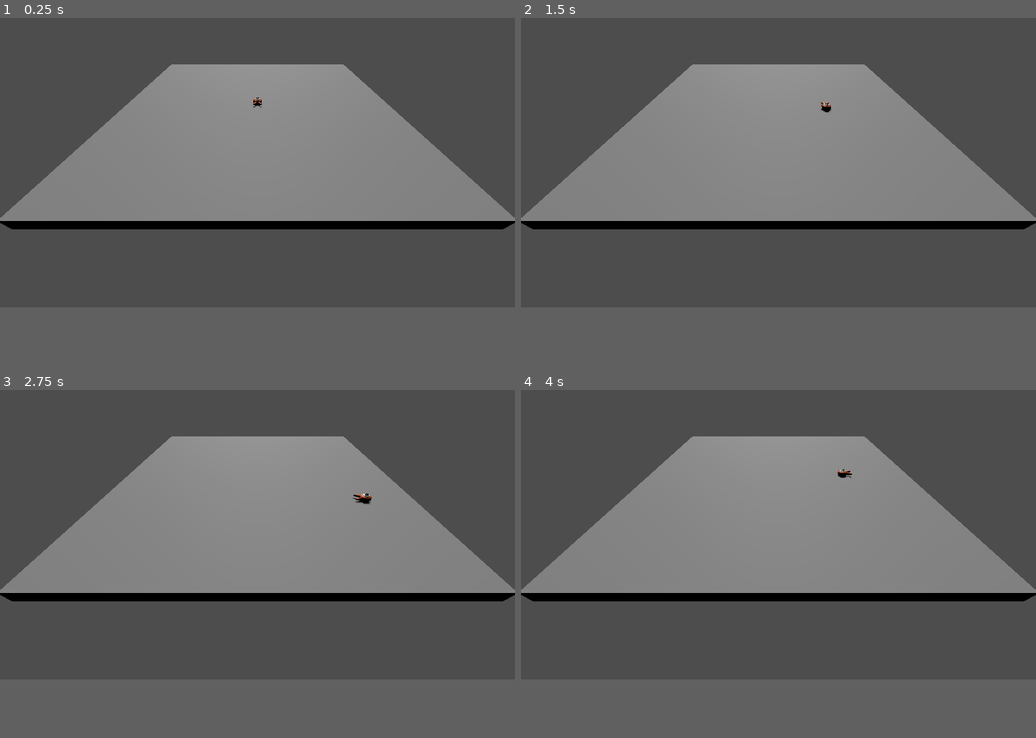
Above: before the commit, frames 1-4 (two rows, left to right).
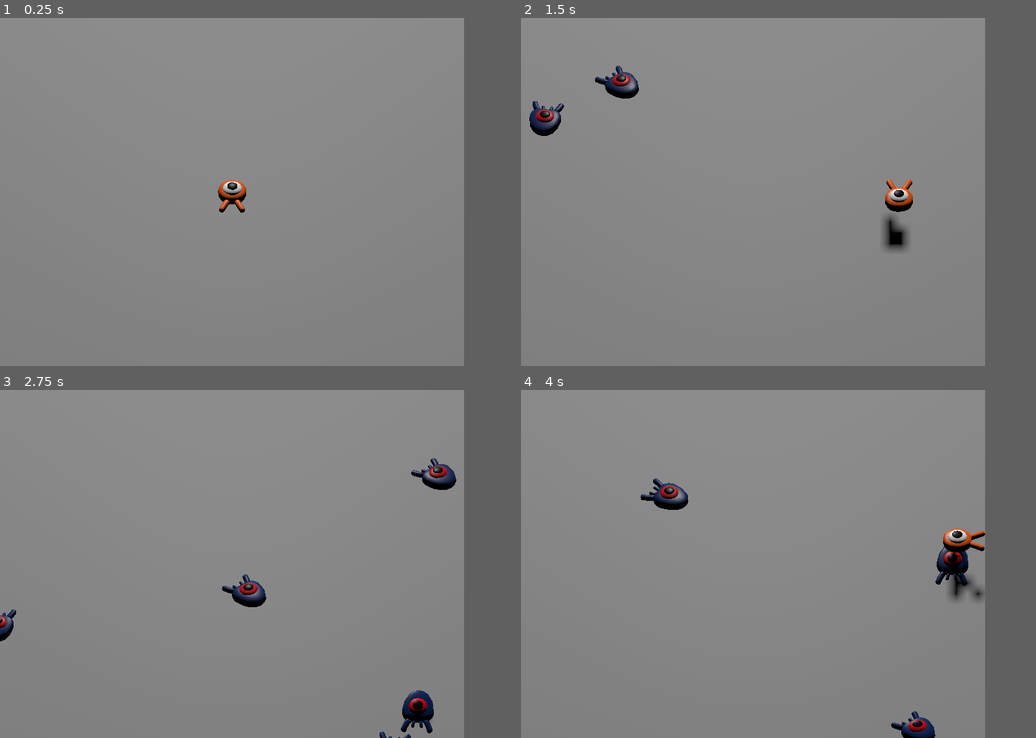
Above: after the commit, the same moments.

Repository: jacmba/squash-the-creep
Game: Godot game, scene res://scenes/main.tscn
Same seed, same stepped clock (60 frames per second), same inputs: the game is played once before the commit and once after it. Before the commit the project has no main scene; this scene is started directly in both runs.
Inputs:
- Up to frame 1 (0.25 s): no input
- Up to frame 2 (1.5 s): tap Enter at 0.5 s; hold Right (move_right) 0.53-1.28 s; tap Space (jump) at 0.6, 0.77, 1.07, 1.35 s; hold Down (move_down) from 1.28 s (still down)
- Up to frame 3 (2.75 s): tap Space (jump) at 1.52, 1.82, 2.1 s; release Down (move_down) at 2.03 s; hold Right (move_right) from 2.03 s (still down)
- Up to frame 4 (4 s): release Right (move_right) at 2.78 s; hold Up (move_up) 2.78-3.53 s; tap Space (jump) at 2.85, 3.02, 3.32, 3.6, 3.77 s; hold Left (move_left) from 3.53 s (still down)
In our replay, the window is 799x449 before the commit and 720x540 after it. These sizes can differ from the game's own. Grey fills any space a smaller window leaves; there, only what the larger window draws over its background counts as a difference.

The runs differ from the first frame. In frame 1, 47% of the frame differs, in the area x 0-100%, y 0-84%; in frame 2, 47%; in frame 3, 47%; in frame 4, 48%, in the area x 0-100%, y 0-100%.

Commit message:
Enemy interaction

Diff:
--- a/project.godot
+++ b/project.godot
@@ -11,29 +11,40 @@
 [application]
 
 config/name="Squash the Creeps (3D)"
+run/main_scene="res://scenes/main.tscn"
 config/features=PackedStringArray("4.1")
+boot_splash/show_image=false
 config/icon="res://icon.png"
+
+[display]
+
+window/size/viewport_width=720
+window/size/viewport_height=540
 
 [input]
 
 move_left={
 "deadzone": 0.5,
 "events": [Object(InputEventKey,"resource_local_to_scene":false,"resource_name":"","device":-1,"window_id":0,"alt_press …(182 unchanged characters)…
+, Object(InputEventKey,"resource_local_to_scene":false,"resource_name":"","device":-1,"window_id":0,"alt_pressed":false,"shift_pressed":false,"ctrl_pressed":false,"meta_pressed":false,"pressed":false,"keycode":0,"physical_keycode":65,"key_label":0,"unicode":97,"echo":false,"script":null)
 ]
 }
 move_right={
 "deadzone": 0.5,
 "events": [Object(InputEventKey,"resource_local_to_scene":false,"resource_name":"","device":-1,"window_id":0,"alt_press …(182 unchanged characters)…
+, Object(InputEventKey,"resource_local_to_scene":false,"resource_name":"","device":-1,"window_id":0,"alt_pressed":false,"shift_pressed":false,"ctrl_pressed":false,"meta_pressed":false,"pressed":false,"keycode":0,"physical_keycode":68,"key_label":0,"unicode":100,"echo":false,"script":null)
 ]
 }
 move_up={
 "deadzone": 0.5,
 "events": [Object(InputEventKey,"resource_local_to_scene":false,"resource_name":"","device":-1,"window_id":0,"alt_press …(182 unchanged characters)…
+, Object(InputEventKey,"resource_local_to_scene":false,"resource_name":"","device":-1,"window_id":0,"alt_pressed":false,"shift_pressed":false,"ctrl_pressed":false,"meta_pressed":false,"pressed":false,"keycode":0,"physical_keycode":87,"key_label":0,"unicode":119,"echo":false,"script":null)
 ]
 }
 move_down={
 "deadzone": 0.5,
 "events": [Object(InputEventKey,"resource_local_to_scene":false,"resource_name":"","device":-1,"window_id":0,"alt_press …(182 unchanged characters)…
+, Object(InputEventKey,"resource_local_to_scene":false,"resource_name":"","device":-1,"window_id":0,"alt_pressed":false,"shift_pressed":false,"ctrl_pressed":false,"meta_pressed":false,"pressed":false,"keycode":0,"physical_keycode":83,"key_label":0,"unicode":115,"echo":false,"script":null)
 ]
 }
 jump={
@@ -43,6 +54,11 @@
 ]
 }
 
+[layer_names]
+
+3d_physics/layer_1="Player"
+3d_physics/layer_2="Mobs"
+
 [rendering]
 
 quality/driver/driver_name="GLES2"
--- a/scenes/main.tscn
+++ b/scenes/main.tscn
@@ -1,6 +1,8 @@
-[gd_scene load_steps=4 format=3 uid="uid://b2bf18vvctyqc"]
+[gd_scene load_steps=7 format=3 uid="uid://b2bf18vvctyqc"]
 
 [ext_resource type="PackedScene" uid="uid://b5kekfn40jtch" path="res://scenes/player.tscn" id="1_3fuv2"]
+[ext_resource type="Script" path="res://scripts/main.gd" id="1_26qcf"]
+[ext_resource type="PackedScene" uid="uid://b74sswghtjdvd" path="res://scenes/mob.tscn" id="2_ktybu"]
 
 [sub_resource type="BoxShape3D" id="BoxShape3D_fehiy"]
 size = Vector3(60, 2, 60)
@@ -8,10 +10,20 @@
 [sub_resource type="BoxMesh" id="BoxMesh_7sbsd"]
 size = Vector3(60, 2, 60)
 
+[sub_resource type="Curve3D" id="Curve3D_dvk26"]
+_data = {
+"points": PackedVector3Array(0, 0, 0, 0, 0, 0, -13.4484, 0, -18.2475, 0, 0, 0, 0, 0, 0, 13.714, 0, -18.2475, 0, 0, 0, 0, 0, 0, 13.1376, 0, 20.3706, 0, 0, 0, 0, 0, 0, -13.8807, 0, 20.3706, 0, 0, 0, 0, 0, 0, -13.4484, 0, -18.2475),
+"tilts": PackedFloat32Array(0, 0, 0, 0, 0)
+}
+point_count = 5
+
 [node name="Main" type="Node"]
+script = ExtResource("1_26qcf")
+mob_scene = ExtResource("2_ktybu")
 
 [node name="Ground" type="StaticBody3D" parent="."]
 transform = Transform3D(1, 0, 0, 0, 1, 0, 0, 0, 1, 0, -1, 0)
+collision_mask = 3
 
 [node name="CollisionShape3D" type="CollisionShape3D" parent="Ground"]
 shape = SubResource("BoxShape3D_fehiy")
@@ -24,7 +36,22 @@
 shadow_enabled = true
 
 [node name="Camera3D" type="Camera3D" parent="."]
-transform = Transform3D(1, 0, 0, 0, 0.732258, 0.681028, 0, -0.681028, 0.732258, 0, 19.7072, 41.3201)
+transform = Transform3D(1, 0, 0, 0, 0.707107, 0.707107, 0, -0.707107, 0.707107, 0, 19.707, 19)
+projection = 1
+size = 25.0
 
 [node name="Player" parent="." instance=ExtResource("1_3fuv2")]
 transform = Transform3D(1, 0, 0, 0, 1, 0, 0, 0, 1, 0, 0.611999, 0)
+
+[node name="SpawnPath" type="Path3D" parent="."]
+curve = SubResource("Curve3D_dvk26")
+
+[node name="SpawnLocation" type="PathFollow3D" parent="SpawnPath"]
+transform = Transform3D(-4.37114e-08, 0, -1, 0, 1, 0, 1, 0, -4.37114e-08, -13.4484, 0, -18.2475)
+
+[node name="MobTimer" type="Timer" parent="."]
+wait_time = 0.5
+autostart = true
+
+[connection signal="hit" from="Player" to="." method="_on_player_hit"]
+[connection signal="timeout" from="MobTimer" to="." method="_on_mob_timer_timeout"]
--- /dev/null
+++ b/scenes/mob.tscn
@@ -0,0 +1,23 @@
+[gd_scene load_steps=4 format=3 uid="uid://b74sswghtjdvd"]
+
+[ext_resource type="Script" path="res://scripts/mob.gd" id="1_31wcc"]
+[ext_resource type="PackedScene" uid="uid://cbrr0pnpkpo6d" path="res://art/mob.glb" id="1_s7sgj"]
+
+[sub_resource type="BoxShape3D" id="BoxShape3D_ovbyd"]
+size = Vector3(1.26595, 0.73636, 2.95104)
+
+[node name="Mob" type="CharacterBody3D" groups=["mobs"]]
+collision_layer = 2
+script = ExtResource("1_31wcc")
+
+[node name="Pivot" type="Node3D" parent="."]
+
+[node name="Character" parent="Pivot" instance=ExtResource("1_s7sgj")]
+
+[node name="CollisionShape3D" type="CollisionShape3D" parent="."]
+transform = Transform3D(1, 0, 0, 0, 1, 0, 0, 0, 1, 0, 0.256612, 0.359257)
+shape = SubResource("BoxShape3D_ovbyd")
+
+[node name="VisibleOnScreenNotifier3D" type="VisibleOnScreenNotifier3D" parent="."]
+
+[connection signal="screen_exited" from="VisibleOnScreenNotifier3D" to="." method="_on_visible_on_screen_notifier_3d_screen_exited"]
--- a/scenes/player.tscn
+++ b/scenes/player.tscn
@@ -6,7 +6,12 @@
 [sub_resource type="SphereShape3D" id="SphereShape3D_ndcfu"]
 radius = 0.995521
 
+[sub_resource type="CylinderShape3D" id="CylinderShape3D_7cs1y"]
+height = 0.392594
+radius = 1.00934
+
 [node name="Player" type="CharacterBody3D"]
+collision_mask = 3
 script = ExtResource("1_irnb3")
 
 [node name="Pivot" type="Node3D" parent="."]
@@ -16,3 +21,13 @@
 [node name="CollisionShape3D" type="CollisionShape3D" parent="."]
 transform = Transform3D(1, 0, 0, 0, 1, 0, 0, 0, 1, 0, 0.316488, 0)
 shape = SubResource("SphereShape3D_ndcfu")
+
+[node name="MobDetector" type="Area3D" parent="."]
+collision_mask = 2
+monitorable = false
+
+[node name="CollisionShape3D" type="CollisionShape3D" parent="MobDetector"]
+transform = Transform3D(1, 0, 0, 0, 1, 0, 0, 0, 1, 0, 0.415295, 0)
+shape = SubResource("CylinderShape3D_7cs1y")
+
+[connection signal="body_entered" from="MobDetector" to="." method="_on_mob_detector_body_entered"]
--- /dev/null
+++ b/scripts/main.gd
@@ -0,0 +1,16 @@
+extends Node
+
+@export var mob_scene: PackedScene
+
+func _on_mob_timer_timeout():
+	var mob = mob_scene.instantiate()
+	var mob_spawn_location = $SpawnPath/SpawnLocation
+	mob_spawn_location.progress_ratio = randf()
+
+	var player_position = $Player.position
+	mob.initialize(mob_spawn_location.position, player_position)
+
+	add_child(mob)
+
+func _on_player_hit():
+	$MobTimer.stop()
--- /dev/null
+++ b/scripts/mob.gd
@@ -0,0 +1,24 @@
+extends CharacterBody3D
+
+signal squashed
+
+@export var min_speed = 10
+@export var max_speed = 18
+
+func _physics_process(_delta):
+	move_and_slide()
+
+func initialize(start_position: Vector3, player_position: Vector3):
+	look_at_from_position(start_position, player_position, Vector3.UP)
+	rotate_y(randf_range(-PI / 4, PI / 4))
+
+	var random_speed = randi_range(min_speed, max_speed)
+	velocity = Vector3.FORWARD * random_speed
+	velocity = velocity.rotated(Vector3.UP, rotation.y)
+
+func _on_visible_on_screen_notifier_3d_screen_exited():
+	queue_free()
+
+func squash():
+	squashed.emit()
+	queue_free()
--- a/scripts/player.gd
+++ b/scripts/player.gd
@@ -1,7 +1,11 @@
 extends CharacterBody3D
+
+signal hit
 
 @export var speed = 14
 @export var fall_acceleration = 75
+@export var jump_impulse = 20
+@export var bounce_impulse = 16
 
 var target_velocity = Vector3.ZERO
 
@@ -27,5 +31,27 @@
 	if not is_on_floor():
 		target_velocity.y -= fall_acceleration * delta
 
+	if is_on_floor() and Input.is_action_just_pressed("jump"):
+		target_velocity.y = jump_impulse
+
+	for index in range(get_slide_collision_count()):
+		var collision = get_slide_collision(index)
+
+		if collision.get_collider() == null:
+			continue
+
+		if collision.get_collider().is_in_group("mobs"):
+			var mob = collision.get_collider()
+			if Vector3.UP.dot(collision.get_normal()) > 0.1:
+				mob.squash()
+				target_velocity.y = bounce_impulse
+
 	velocity = target_velocity
 	move_and_slide()
+
+func die():
+	hit.emit()
+	queue_free()
+
+func _on_mob_detector_body_entered(body):
+	die()
Not shown: 1 places in scenes/player.tscn that only renumber resources
